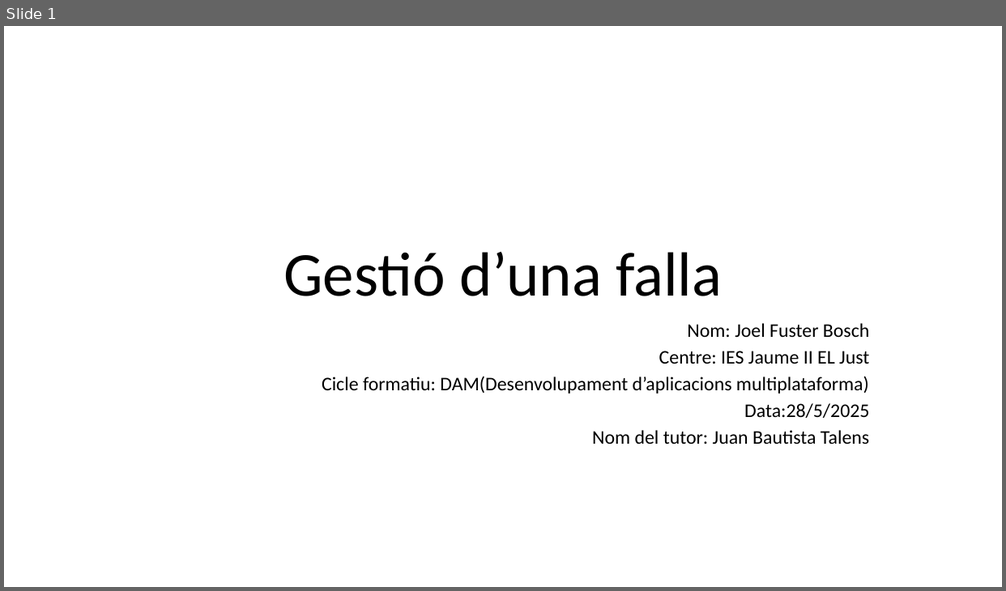
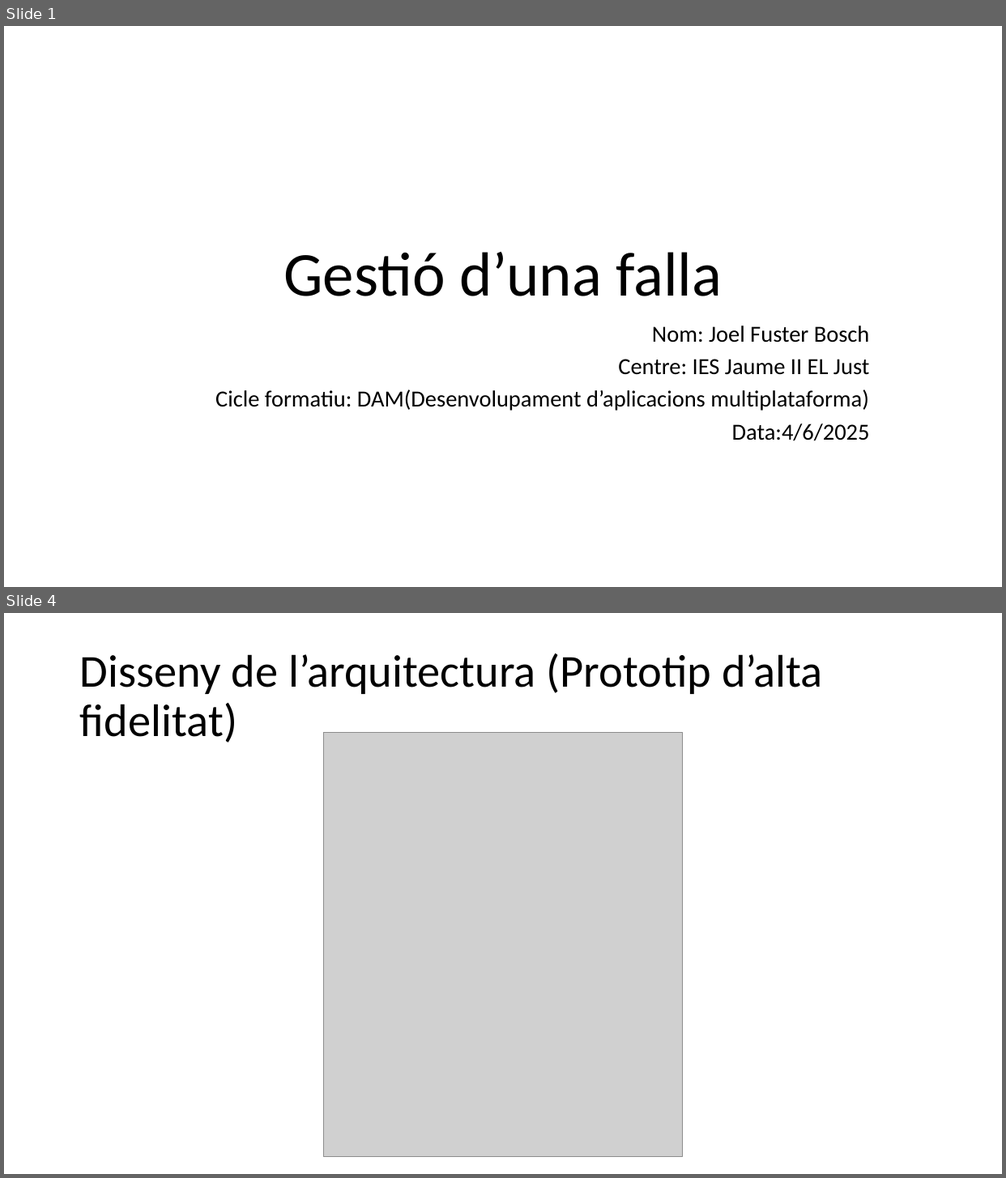
Before and after one commit to JoelFusterBosch/Projecte_Final_DAM_Gestio-_d_una_falla, a slide deck: Presentació/Gestió d’una falla.pptx. Shown one above the other, each under a label of ours: slide 1 before the commit, slides 1 and 4 after it; the slides between them are not shown. The pictures are 1006x591 and 1006x1178 pixels, drawn with LibreOffice and Linux fonts; fonts in the diff are those of the drawing; grey boxes stand for pictures. Boxes give left, top, right and bottom in pixels: in the first picture for what was removed or moved away, otherwise in the second. Text is boxed around its words. In the diff, an @@ line names an element or a change of style, - is before the commit and + after.

```diff
--- a/Presentació/Gestió d’una falla.pptx
+++ b/Presentació/Gestió d’una falla.pptx
@@ slide 4 added at (4,613,1002,1174), background #FFFFFF @@
@@ title added at (80,653,823,743), 44 pt, text #000000 @@
+Disseny de l’arquitectura (Prototip d’alta fidelitat)
@@ picture added at (324,732,683,1157) @@
@@ slide 1 changed as well @@
@@ subtitle at (215,326,870,411): size 18.6 to 22.2 pt in "Nom: Joel Fuster Bosch", "Centre: IES Jaume II EL Just", "Cicle formatiu: DAM(Desenvolupament d’aplicacions multiplata ..."; line spacing 0.7 to 0.8 @@
@@ subtitle at (732,424,870,442): text changed; size 18.6 to 22.2 pt @@
-Data:28/5/2025
-Nom del tutor: Juan Bautista Talens
+Data:4/6/2025
```
Also in this commit, not shown: 3 other slides changed, 8 other slides added, 3 slides removed, 11 other files.
